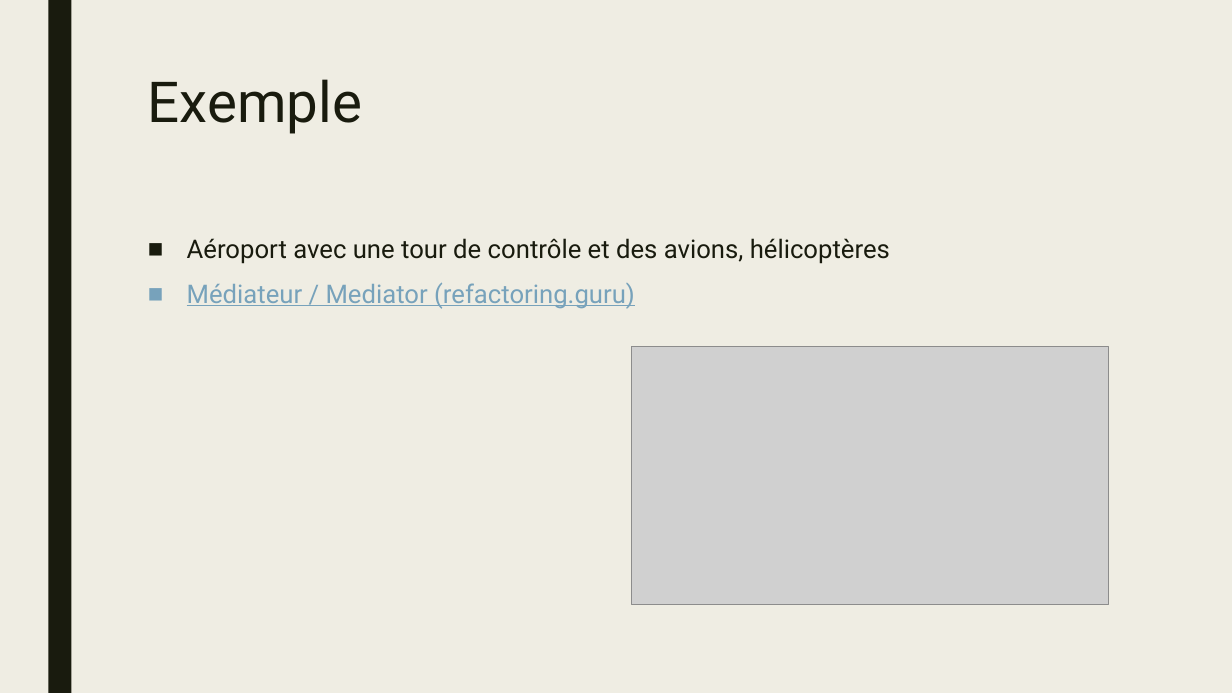
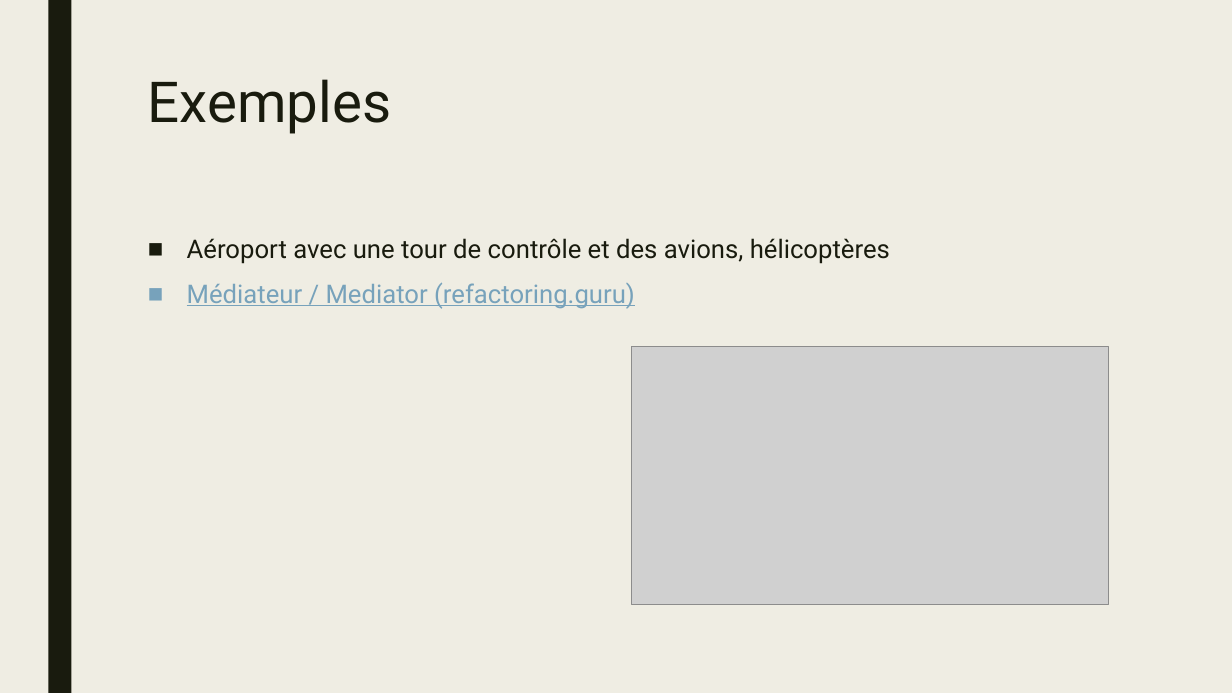
Before and after one commit to AliceThunderWind/MCR-Project-RPG, a slide deck: slide 5 of documents/Présentation MCR.pptx (slide 6 before the commit). Drawn at 1232x693 pixels with LibreOffice and Linux fonts; fonts in the diff are those of the drawing; grey boxes stand for pictures. Boxes give left, top, right and bottom in pixels: in the first picture for what was removed or moved away, otherwise in the second. Text is boxed around its words. In the diff, an @@ line names an element or a change of style, - is before the commit and + after.

Commit message:
Edited pptx

```diff
--- a/documents/Présentation MCR.pptx
+++ b/documents/Présentation MCR.pptx
@@ title at <box>148,79,391,134</box>: text changed @@
-Exemple
+Exemples
```
Also in this commit, not shown: 5 slides added, 5 slides removed.
